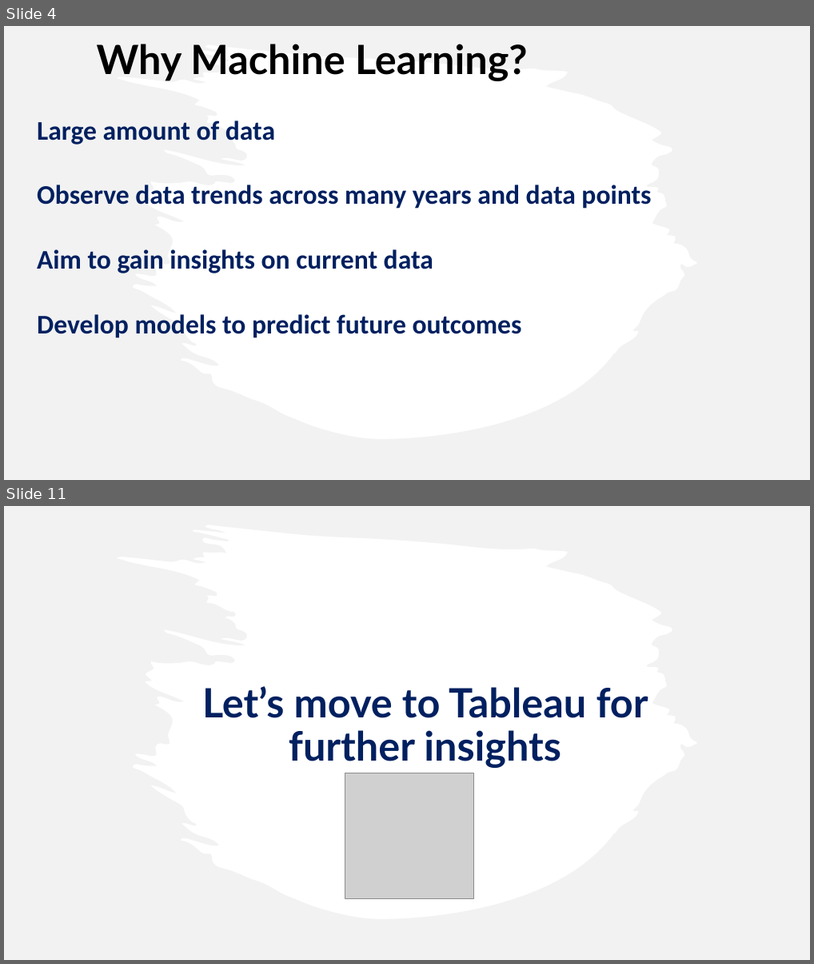
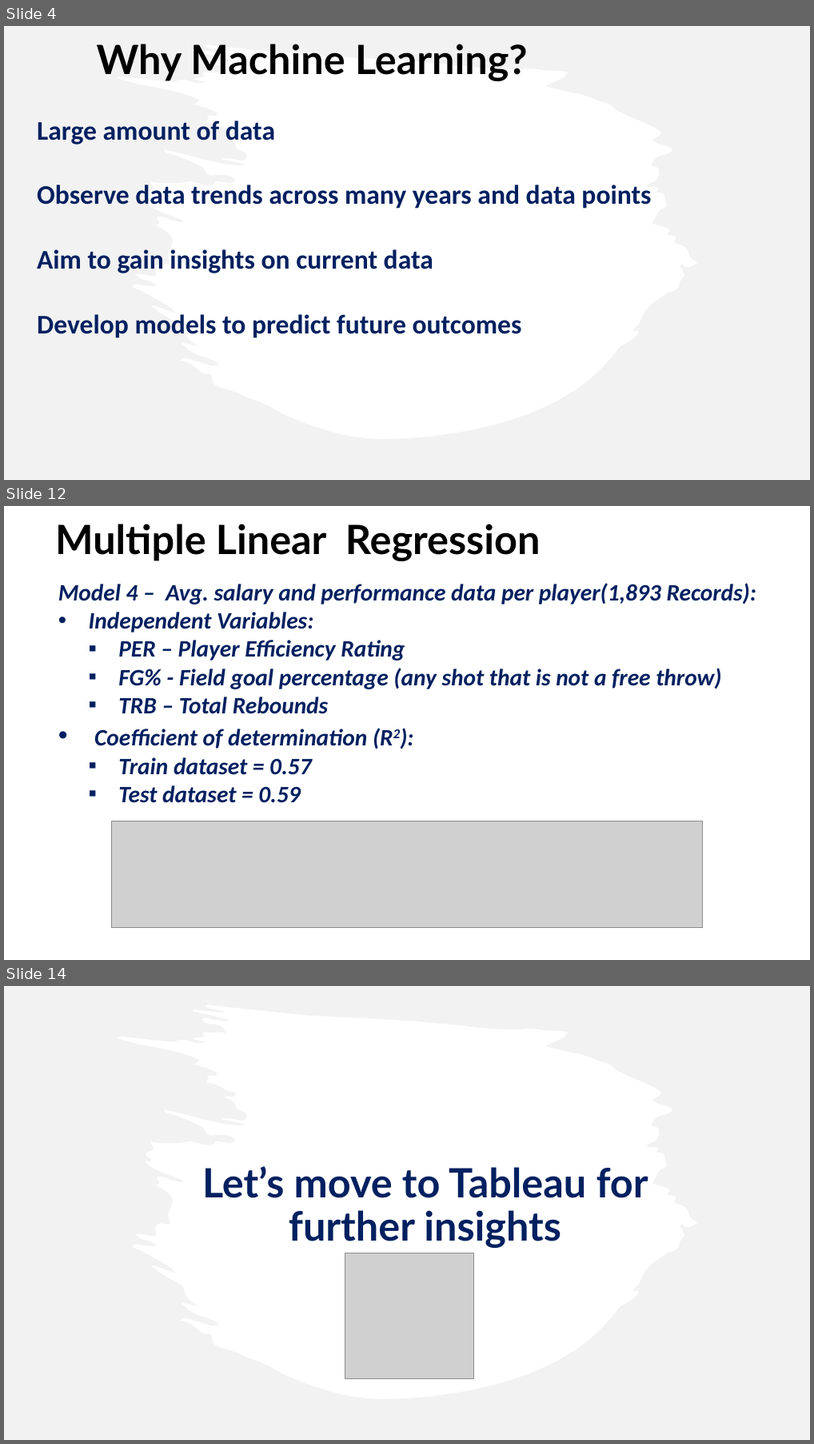
Before and after one commit to caitbeatty/nba_machine_learning, a slide deck: NBAPresentation.pptx. Shown one above the other, each under a label of ours: slides 4 and 11 before the commit, slides 4, 12 and 14 after it; the slides between them are not shown. The pictures are 814x964 and 814x1444 pixels, drawn with LibreOffice and Linux fonts; fonts in the diff are those of the drawing; grey boxes stand for pictures. Boxes give left, top, right and bottom in pixels: in the first picture for what was removed or moved away, otherwise in the second. Text is boxed around its words. In the diff, an @@ line names an element or a change of style, - is before the commit and + after.

```diff
--- a/NBAPresentation.pptx
+++ b/NBAPresentation.pptx
@@ slide 12 added at box(4, 506, 810, 960), background #FFFFFF @@
@@ text added at box(55, 524, 541, 560), 48 pt, text #000000, bold @@
+Multiple Linear Regression
@@ text added at box(58, 583, 757, 803), 28 pt, text #002060, bold, italic @@
+Model 4 – Avg. salary and performance data per player(1,893 Records):
+• Independent Variables:
+  ▪ PER – Player Efficiency Rating
+  ▪ FG% - Field goal percentage (any shot that is not a free throw)
+  ▪ TRB – Total Rebounds
+• Coefficient of determination (R2):
+  ▪ Train dataset = 0.57
+  ▪ Test dataset = 0.59
@@ picture added at box(112, 820, 703, 927) @@
@@ what was slide 11 is now slide 14 @@
```
Also in this commit, not shown: 3 slides changed, 5 other slides added, 3 slides removed, 2 other files.
